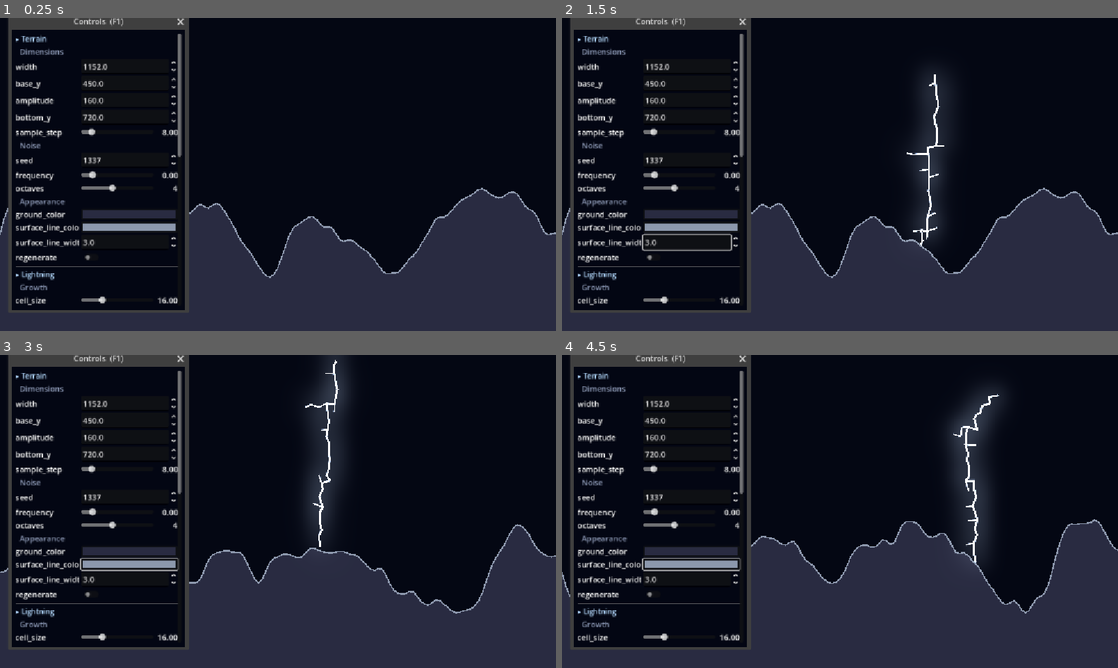
Above: before the commit, frames 1-4 (two rows, left to right).
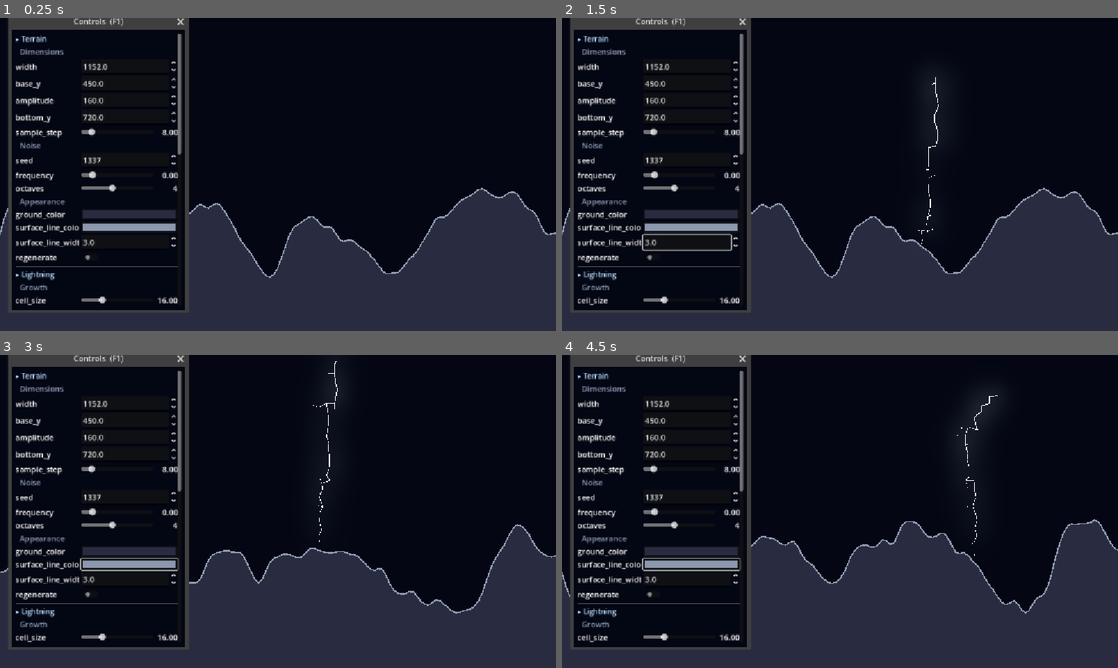
Above: after the commit, the same moments.

Repository: choe050919/lightning-sim
Game: Godot game, scene res://scenes/main.tscn
Two runs of this game, one before a commit and one after it. Both use one fixed random seed, a clock stepped at 60 frames per second and the inputs below.
Inputs (mouse positions are in pixels of both pictures, inside the frame that each line leads up to):
- Up to frame 1 (0.25 s): no input
- Up to frame 2 (1.5 s): click (650, 259) at 0.5 s; tap Enter at 1.25 s; move the mouse to (962, 158) at 1.27 s; hold Right from 1.28 s (still down); tap R at 1.35 s; click (962, 158) at 1.42 s
- Up to frame 3 (3 s): move the mouse to (166, 527) at 2.02 s; release Right at 2.03 s; hold Down 2.03-2.78 s; tap R at 2.1, 2.85 s; click (166, 527) at 2.17 s; tap Space at 2.75 s; move the mouse to (333, 442) at 2.77 s; hold Right from 2.78 s (still down); click (333, 442) at 2.92 s
- Up to frame 4 (4.5 s): move the mouse to (812, 574) at 3.52 s; release Right at 3.53 s; hold Up 3.53-4.28 s; tap R at 3.6, 4.35 s; click (812, 574) at 3.67 s; move the mouse to (1006, 558) at 4.27 s; hold A from 4.28 s (still down); click (1006, 558) at 4.42 s

The runs differ from the first frame. In frame 1, less than 0.1% of the frame differs, in the area x 31-33%, y 43-45%; in frame 2, 1.0%; in frame 3, 1.4%; in frame 4, 1.7%, in the area x 31-79%, y 12-67%.

Commit message:
Taper bolt width by subtree size, pointy tips
Each node's draw width now scales with its subtree size (log-normalized), so the trunk is thick and forks/tips thin out. Leaf nodes get width 0, and segments render as trapezoid polygons (draw_colored_polygon) instead of constant-width draw_line, so width varies continuously parent->child and tips taper to a point.

Adds a tip_taper export (Render group) controlling taper strength; 1 = uniform (old look).

Co-Authored-By: Claude Opus 4.8 <noreply@anthropic.com>

Diff:
--- a/src/lightning/lightning.gd
+++ b/src/lightning/lightning.gd
@@ -48,6 +48,9 @@
 @export_range(0.0, 1.0) var branch_brightness := 0.35
 ## 곁가지 굵기 배수(bolt_width 기준).
 @export_range(0.0, 1.0) var branch_width := 0.5
+## 줄기 대비 말단부 굵기 비율(테이퍼 세기). 작을수록 끝으로 갈수록 급히 가늘어진다.
+## 1=테이퍼 없음(균일). 잎 끝은 이 값과 무관하게 항상 점으로 뾰족하게 맺힌다.
+@export_range(0.0, 1.0) var tip_taper := 0.15
 ## 노드를 셀 안에서 무작위로 흔드는 정도(0=격자 정렬, 1=±반 셀). 격자 계단을 깨 유기적으로.
 @export_range(0.0, 1.0) var jitter := 0.6
 ## 한 프레임에 계산할 성장 스텝 수(화면엔 안 그려지는 계산 속도). 클수록 암전이 짧아진다.
@@ -90,6 +93,9 @@
 var _max_dist := 0.0 # 가장 먼 셀까지의 채널 거리
 var _return_speed := 0.0 # 파면 속도(px/초) = _max_dist / return_sweep_time
 var _rs_origin := -1 # 귀환뇌격 시작 셀(명중점, 없으면 마지막 끝단)
+var _subtree := {} # 셀 idx -> 하위 트리 크기(자기 포함). 두께 테이퍼 기준(줄기=큼).
+var _max_subtree := 1.0 # 루트(구름)의 하위 트리 크기 = 전체 노드 수
+var _is_leaf := {} # 셀 idx -> true(자식 없는 말단 → 끝을 점으로 맺음)
 var _auto_timer := 0.0 # 다음 자동 낙뢰까지 남은 시간(초)
 
 func _unhandled_input(event: InputEvent) -> void:
@@ -118,6 +124,8 @@
 	_main = {}
 	_jitter = {}
 	_ignite_dist = {}
+	_subtree = {}
+	_is_leaf = {}
 	_rs_origin = -1
 	_steps = 0
 	_rs_t = 0.0
@@ -297,6 +305,62 @@
 				_max_dist = nd
 			queue.append(nb)
 
+## 각 셀의 하위 트리 크기(자기 밑에 매달린 셀 수)를 구한다. 두께 테이퍼용:
+## 줄기(아래로 많이 매달림)는 굵고, 갈래·말단으로 갈수록 가늘어진다.
+func _compute_widths() -> void:
+	_subtree = {}
+	_is_leaf = {}
+	_max_subtree = 1.0
+	if _seg_b.is_empty():
+		return
+	# 부모->자식 목록을 만들고 모든 노드를 크기 1로 초기화한다.
+	var parent_of := {}
+	var children := {}
+	for k in _seg_b.size():
+		var a := _seg_a[k]
+		var b := _seg_b[k]
+		parent_of[b] = a
+		if not children.has(a):
+			children[a] = PackedInt32Array()
+		children[a].append(b)
+		_subtree[a] = 1
+		_subtree[b] = 1
+	for n in _subtree:
+		_is_leaf[n] = not children.has(n)
+	# 루트에서 BFS 순서를 만든 뒤, 역순(깊은 것부터)으로 부모에 크기를 누적한다.
+	var root := _seed_idx if _subtree.has(_seed_idx) else _seg_a[0]
+	var order := PackedInt32Array()
+	var seen := {}
+	seen[root] = true
+	var queue := PackedInt32Array([root])
+	var head := 0
+	while head < queue.size():
+		var cur := queue[head]
+		head += 1
+		order.append(cur)
+		for c in children.get(cur, PackedInt32Array()):
+			if seen.has(c):
+				continue
+			seen[c] = true
+			queue.append(c)
+	for i in range(order.size() - 1, -1, -1):
+		var n := order[i]
+		var p := int(parent_of.get(n, -1))
+		if p != -1 and _subtree.has(p):
+			_subtree[p] += _subtree[n]
+	_max_subtree = float(_subtree.get(root, 1))
+
+## 한 노드의 그릴 두께(px). 주채널/곁가지 기본폭에 하위트리 기반 테이퍼를 곱한다.
+## 말단(잎)은 0 → 끝이 점으로 뾰족하게 맺힌다.
+func _node_width(node: int) -> float:
+	if _is_leaf.get(node, false):
+		return 0.0
+	var base_w := bolt_width if _main.has(node) else bolt_width * branch_width
+	var sub := float(_subtree.get(node, 1))
+	# log 정규화로 큰 범위를 완만히 압축(줄기≈1, 가는 가지≈tip_taper).
+	var t := log(1.0 + sub) / log(1.0 + maxf(_max_subtree, 1.0))
+	return base_w * lerpf(tip_taper, 1.0, t)
+
 # --- 격자 헬퍼 ---------------------------------------------------------------
 
 func _idx_to_cell(idx: int) -> Vector2i:
@@ -357,6 +421,8 @@
 			_main = {}
 			_jitter = {}
 			_ignite_dist = {}
+			_subtree = {}
+			_is_leaf = {}
 		queue_redraw()
 
 ## 한 프레임 분량(steps_per_frame)만큼 성장시킨다. 끝나면 주채널 추적 후 FADING.
@@ -365,6 +431,7 @@
 		if _steps >= max_growth_steps or not _grow_one():
 			_trace_main()
 			_compute_ignite()
+			_compute_widths()
 			_return_speed = _max_dist / maxf(return_sweep_time, 0.001)
 			_rs_t = 0.0
 			_phase = Phase.FADING
@@ -378,7 +445,7 @@
 	# 계산 중(GROWING)엔 그리지 않는다 → 짧은 암전. 다 풀린 뒤 귀환뇌격이 드러낸다.
 	if _phase != Phase.FADING or _seg_b.is_empty():
 		return
-	# 코어를 HDR(밝기>1)로 그려 글로우가 굵기를 만들게 한다.
+	# 코어를 HDR(밝기>1)로 그려 글로우가 번지게 한다(굵기는 사다리꼴 폭 + 글로우).
 	# 명중점에서 출발한 파면(front)이 채널 거리를 쓸어 올리며 세그먼트를 드러낸다.
 	# 닿기 전 = 안 보임, 닿는 순간 flash_peak로 과조 후 afterglow_tau로
 	# base(주채널 1.0 / 곁가지 branch_brightness)까지 감쇠하며, 전체는 _fade로 사라진다.
@@ -395,5 +462,15 @@
 		var flash := exp(-since / maxf(afterglow_tau, 0.001))   # 1 → 0 잔광
 		var fac := brightness * (base + (flash_peak - base) * flash)
 		var col := Color(bolt_color.r * fac, bolt_color.g * fac, bolt_color.b * fac, a)
-		var w := bolt_width if is_main else bolt_width * branch_width
-		draw_line(_node_pos(_seg_a[k]), _node_pos(_seg_b[k]), col, w, true)
+		# 부모→자식 폭이 다른 사다리꼴로 그려 줄기→끝 테이퍼를 만든다(잎 끝은 점 → 뾰족).
+		var pa := _node_pos(_seg_a[k])
+		var pb := _node_pos(child)
+		var seg := pb - pa
+		var seg_len := seg.length()
+		if seg_len < 0.0001:
+			continue
+		var nrm := Vector2(-seg.y, seg.x) / seg_len # 세그먼트 단위 법선
+		var ha := _node_width(_seg_a[k]) * 0.5
+		var hb := _node_width(child) * 0.5
+		var quad := PackedVector2Array([pa + nrm * ha, pb + nrm * hb, pb - nrm * hb, pa - nrm * ha])
+		draw_colored_polygon(quad, col)
